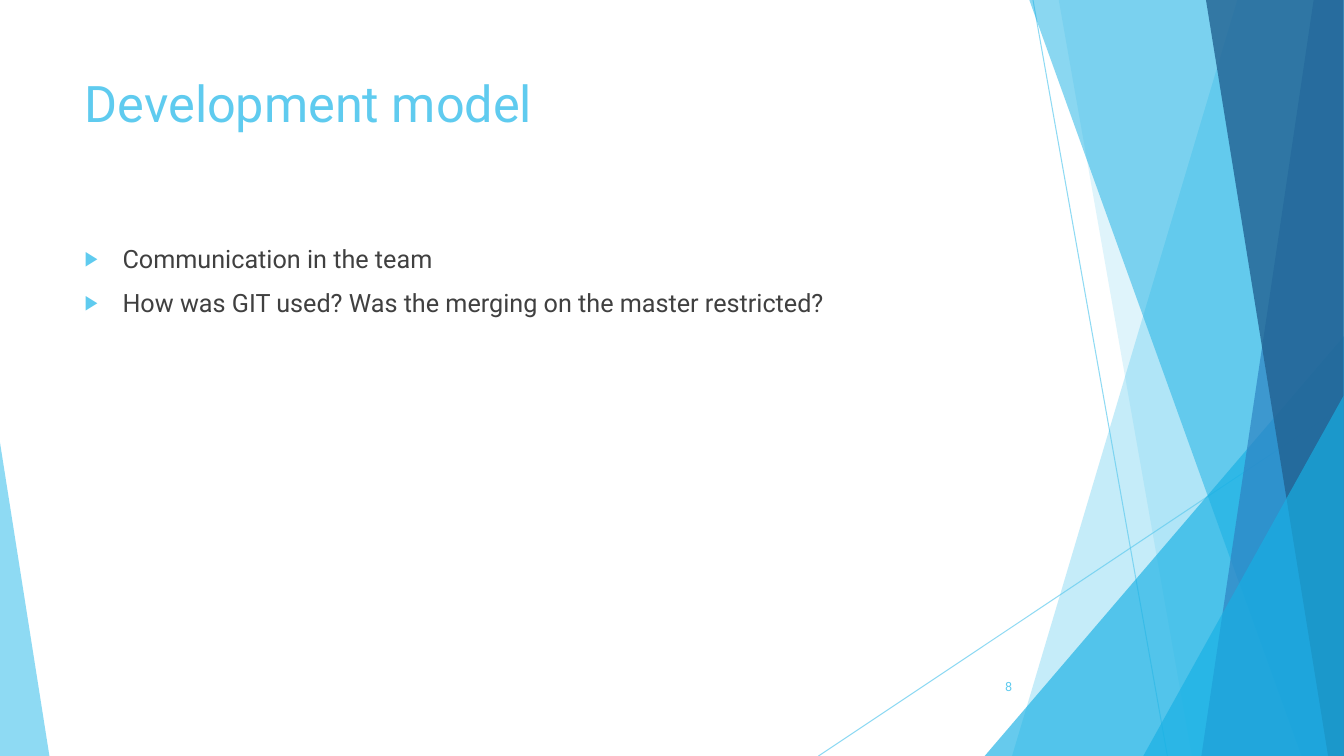
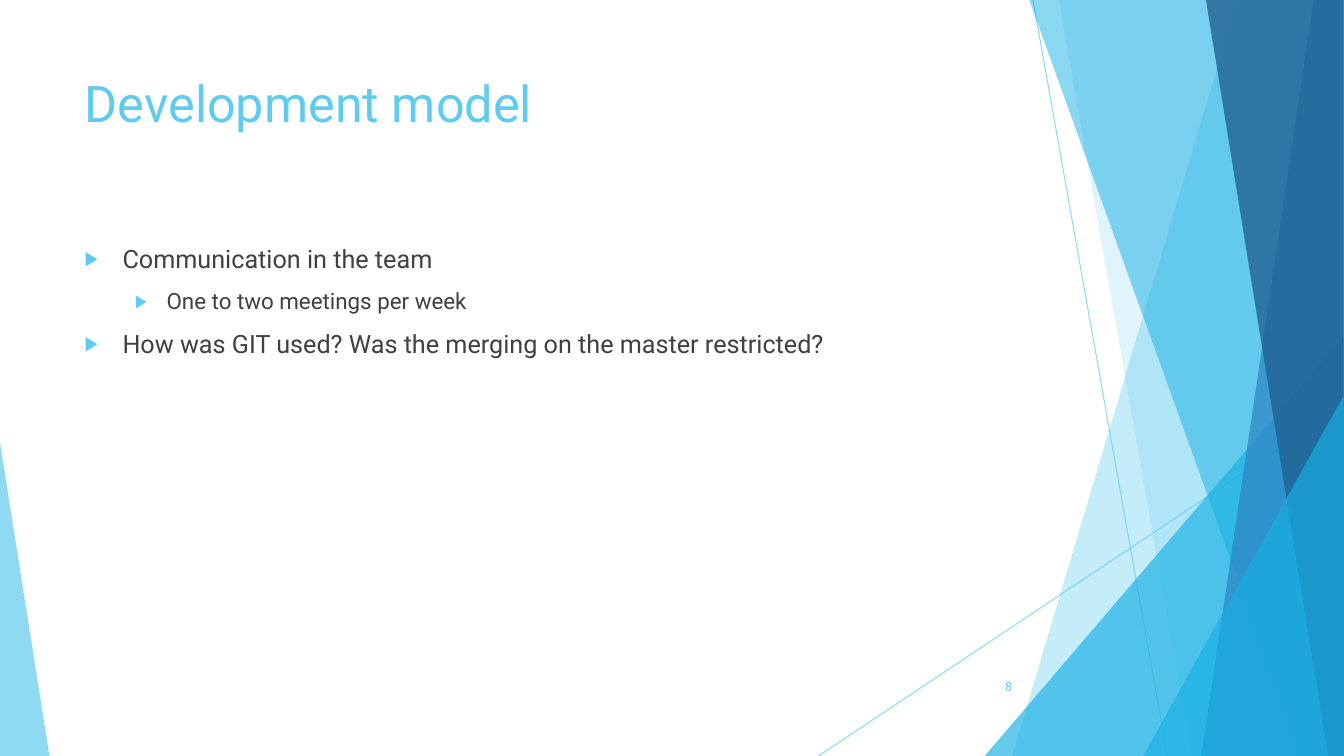
Before and after one commit to TheSlimvReal/PSE---LA-meets-ML, a slide deck: slide 8 of Implementation Sheet/Impl_sheet_presentation.pptx. Drawn at 1344x756 pixels with LibreOffice and Linux fonts; fonts in the diff are those of the drawing. Boxes give left, top, right and bottom in pixels: in the first picture for what was removed or moved away, otherwise in the second. Text is boxed around its words. In the diff, an @@ line names an element or a change of style, - is before the commit and + after.

Commit message:
edited presentation

```diff
--- a/Implementation Sheet/Impl_sheet_presentation.pptx
+++ b/Implementation Sheet/Impl_sheet_presentation.pptx
@@ text at [167, 292, 467, 314]: paragraph added @@
+  ▶ One to two meetings per week
```
Also in this commit, not shown: 3 other slides changed, 3 slides added, 2 slides removed, 2 other files.
